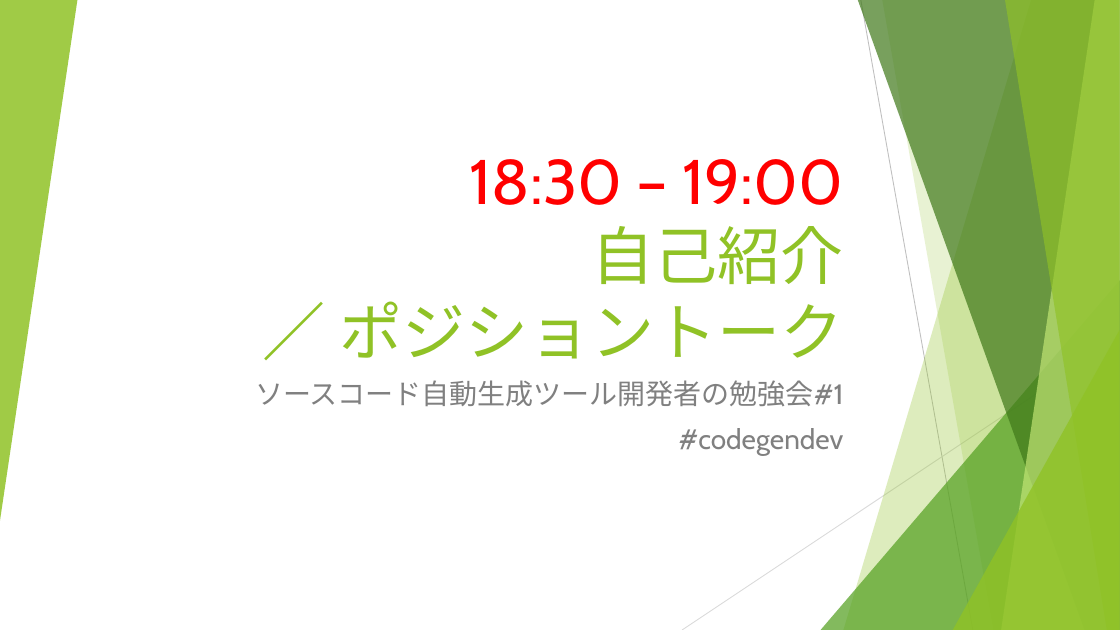
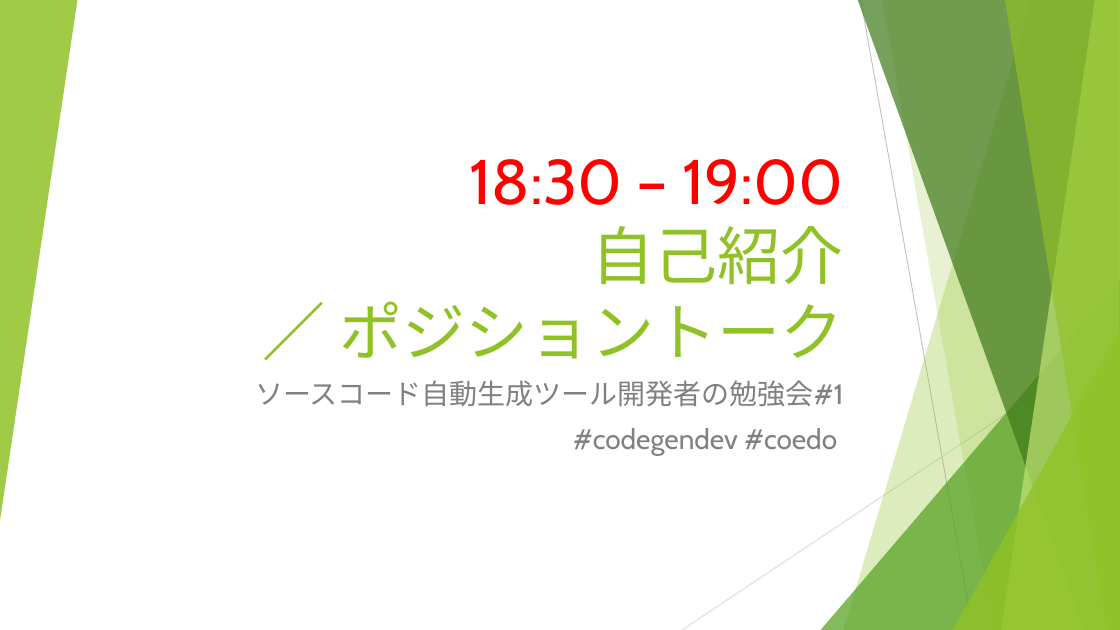
Before and after one commit to igapyon/docs, a slide deck: slide 1 of ppt/codegendev-selfintro-Title.pptx. Drawn at 1120x630 pixels with LibreOffice and Linux fonts; fonts in the diff are those of the drawing. Boxes give left, top, right and bottom in pixels: in the first picture for what was removed or moved away, otherwise in the second. Text is boxed around its words. In the diff, an @@ line names an element or a change of style, - is before the commit and + after.

```diff
--- a/ppt/codegendev-selfintro-Title.pptx
+++ b/ppt/codegendev-selfintro-Title.pptx
@@ subtitle at (573,428,837,456): text changed @@
-#codegendev
+#codegendev #coedo
```
Also in this commit, not shown: 1 other slide changed, 1 slide added, 1 other file.
